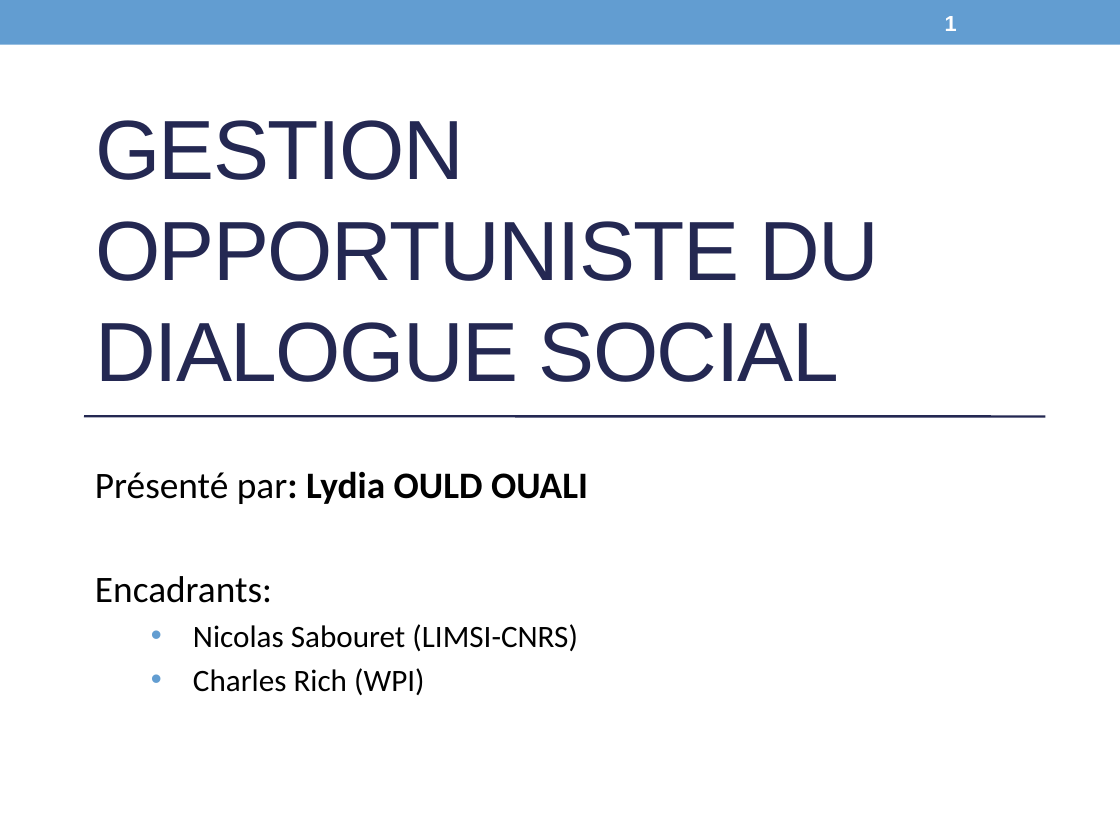
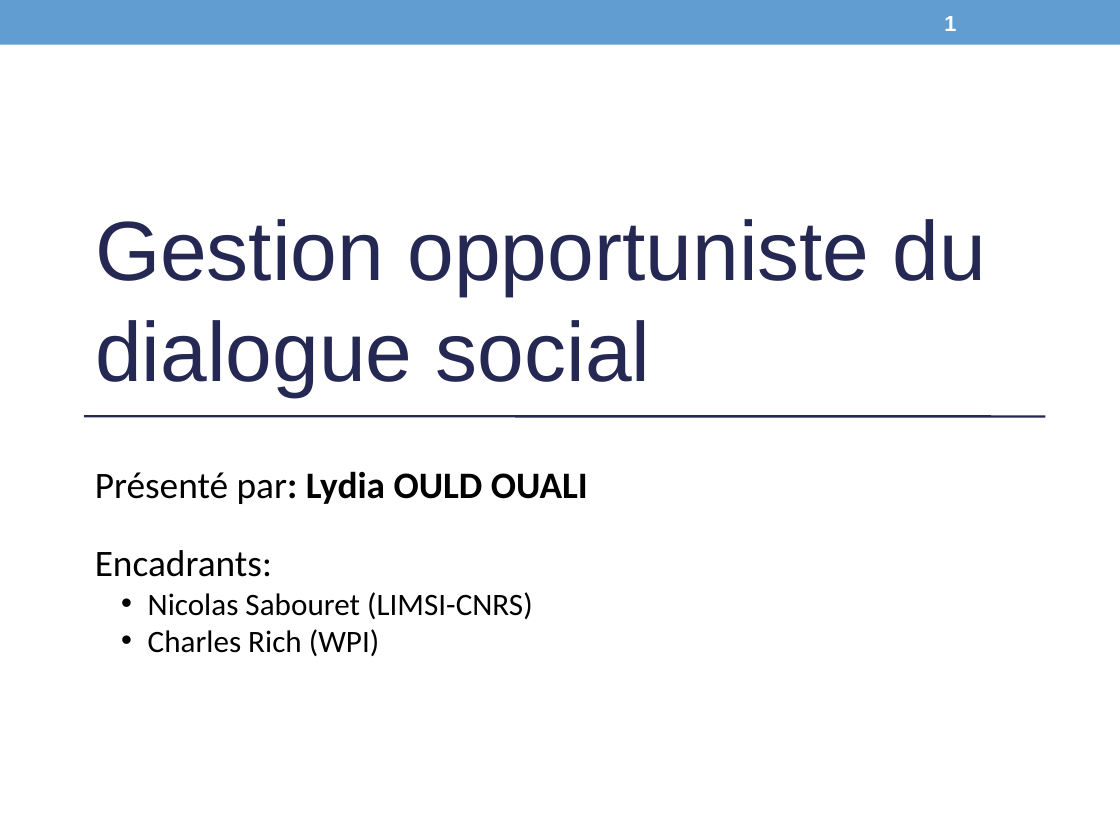
Before and after one commit to Olydia/Discolog, a slide deck: slide 1 of papers/Presentations/CPU_Presentation.pptx. Drawn at 1120x840 pixels with LibreOffice and Linux fonts; fonts in the diff are those of the drawing. Boxes give left, top, right and bottom in pixels: in the first picture for what was removed or moved away, otherwise in the second. Text is boxed around its words. In the diff, an @@ line names an element or a change of style, - is before the commit and + after.

```diff
--- a/papers/Presentations/CPU_Presentation.pptx
+++ b/papers/Presentations/CPU_Presentation.pptx
@@ text at box(95, 219, 986, 397): text changed @@
-GESTION OPPORTUNISTE DU DIALOGUE SOCIAL
+Gestion opportuniste du dialogue social
@@ text "Présenté par: Lydia OULD OUALI" at box(95, 471, 588, 656): less space between paragraphs; indent changed @@
```
Also in this commit, not shown: 28 other slides changed, 4 other files.
